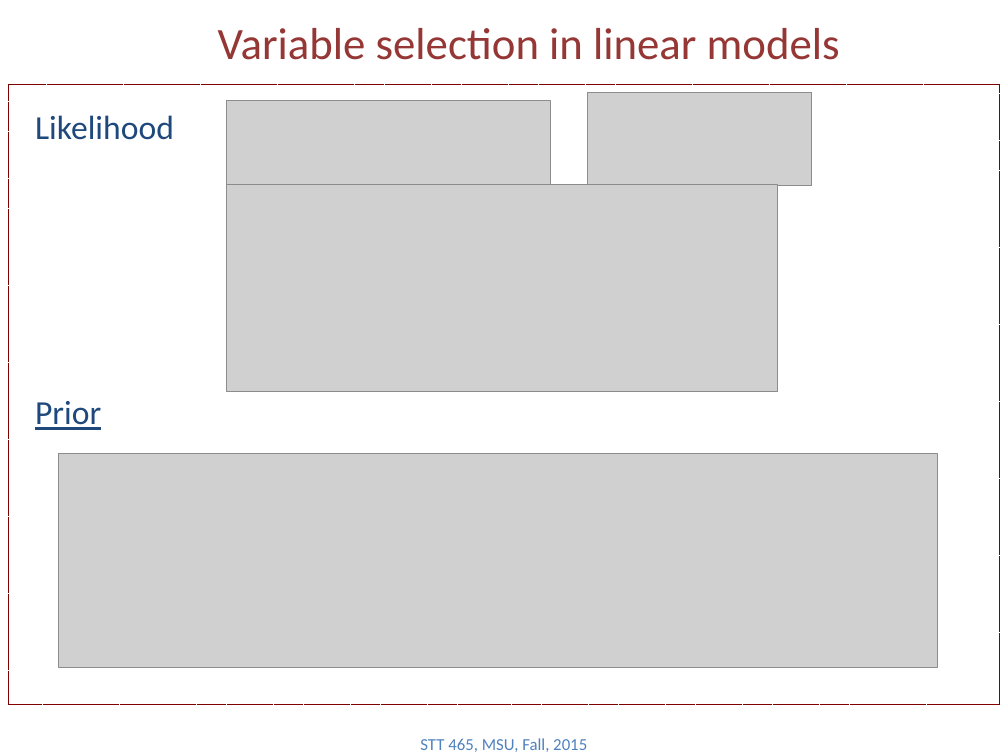
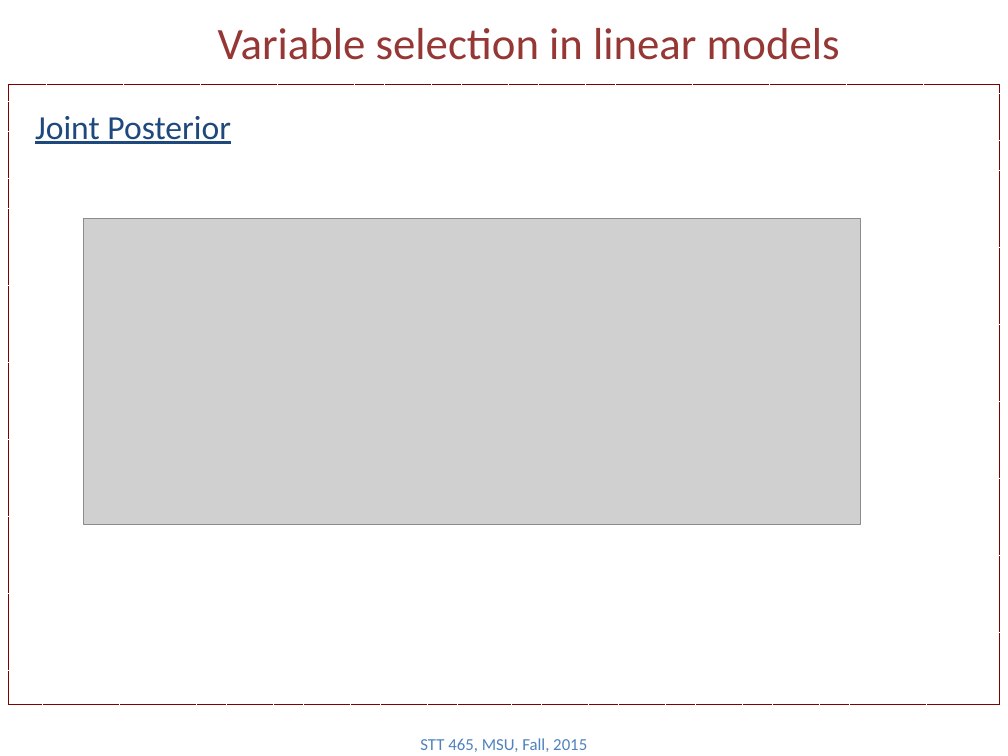
Before and after one commit to Boukos/STT465, a slide deck: slide 4 of STT465_15.pptx. Drawn at 1008x756 pixels with LibreOffice and Linux fonts; fonts in the diff are those of the drawing; grey boxes stand for pictures. Boxes give left, top, right and bottom in pixels: in the first picture for what was removed or moved away, otherwise in the second. Text is boxed around its words. In the diff, an @@ line names an element or a change of style, - is before the commit and + after.

```diff
--- a/STT465_15.pptx
+++ b/STT465_15.pptx
@@ text at box(35, 116, 231, 144): text changed @@
-Likelihood
+Joint Posterior
@@ picture removed at box(227, 101, 550, 191) @@
@@ picture removed at box(588, 93, 811, 186) @@
@@ picture: place and size @@
-picture at box(227, 184, 778, 391)
+picture at box(84, 219, 860, 525)
@@ text removed at box(35, 401, 101, 430) @@
-Prior
@@ picture removed at box(58, 454, 936, 667) @@
```
Also in this commit, not shown: 4 other slides changed, 4 slides added, 13 slides removed, 1 other file.
